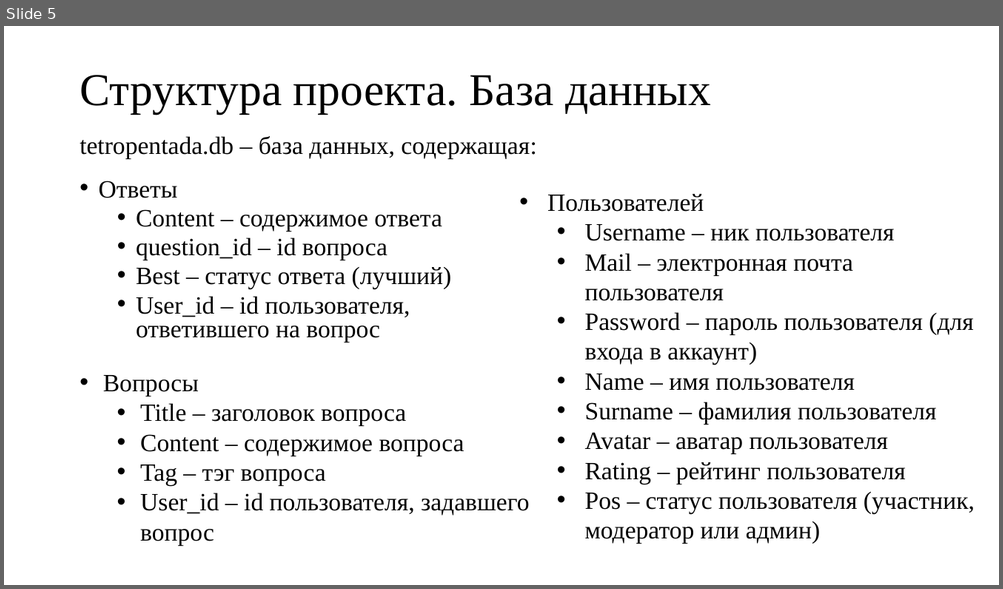
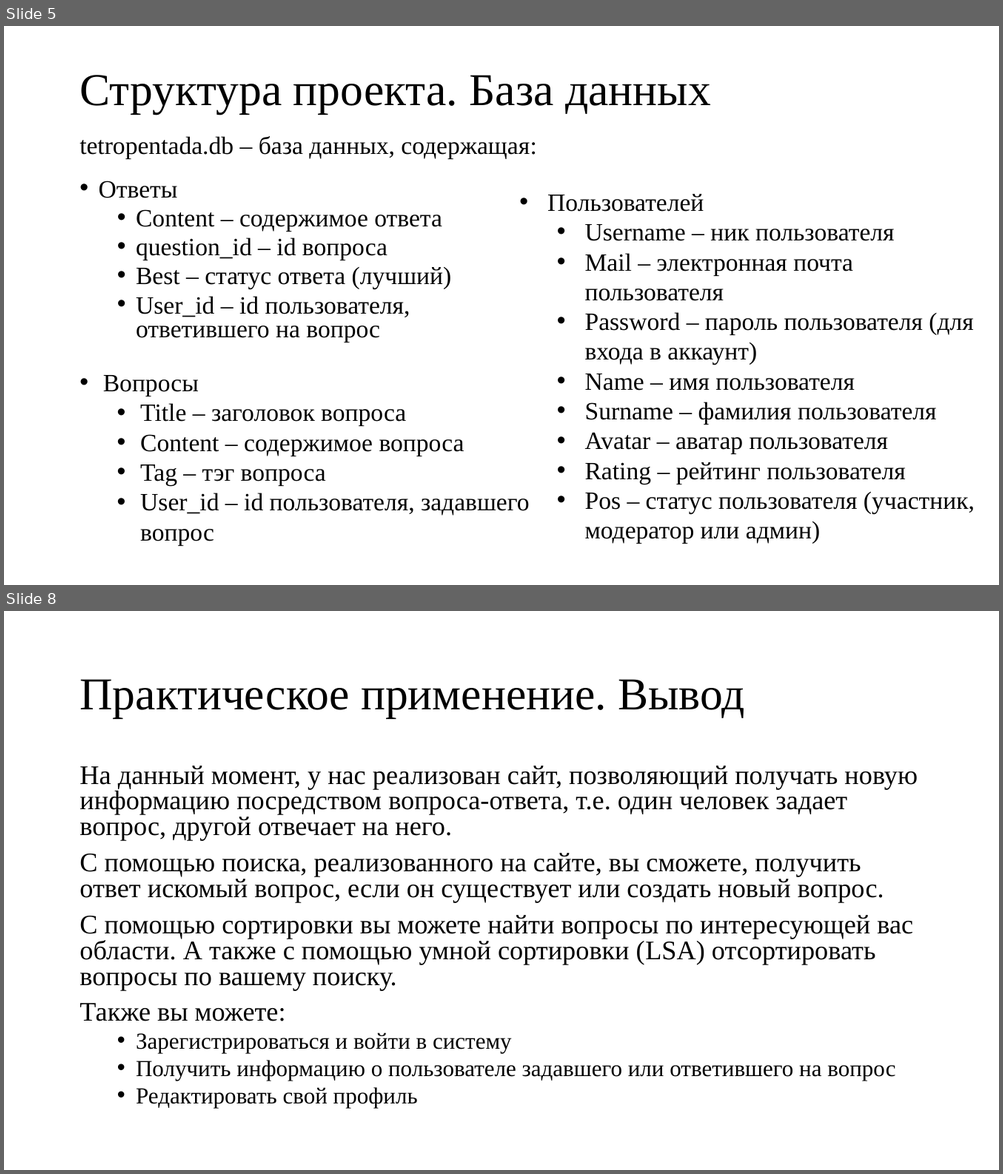
Before and after one commit to CicadaInc/tetropentada, a slide deck: Tetropentada.pptx. Shown one above the other, each under a label of ours: slide 5 before the commit, slides 5 and 8 after it; the slides between them are not shown. The pictures are 1003x589 and 1003x1174 pixels, drawn with LibreOffice and Linux fonts; fonts in the diff are those of the drawing. Boxes give left, top, right and bottom in pixels: in the first picture for what was removed or moved away, otherwise in the second. Text is boxed around its words. In the diff, an @@ line names an element or a change of style, - is before the commit and + after.

```diff
--- a/Tetropentada.pptx
+++ b/Tetropentada.pptx
@@ slide 8 added at box(4, 611, 999, 1170), background #FFFFFF @@
@@ title added at box(79, 679, 744, 718), 44 pt, text #000000 @@
+Практическое применение. Вывод
@@ text added at box(79, 766, 917, 1108), 25.9 pt, text #000000 @@
+На данный момент, у нас реализован сайт, позволяющий получать новую информацию посредством вопроса-ответа, т.е. один человек задает вопрос, другой отвечает на него.
+С помощью поиска, реализованного на сайте, вы сможете, получить ответ искомый вопрос, если он существует или создать новый вопрос.
+С помощью сортировки вы можете найти вопросы по интересующей вас области. А также с помощью умной сортировки (LSA) отсортировать вопросы по вашему поиску.
+Также вы можете:
+  • Зарегистрироваться и войти в систему
+  • Получить информацию о пользователе задавшего или ответившего на вопрос
+  • Редактировать свой профиль
```
Also in this commit, not shown: 5 slides changed, 5 other files.
